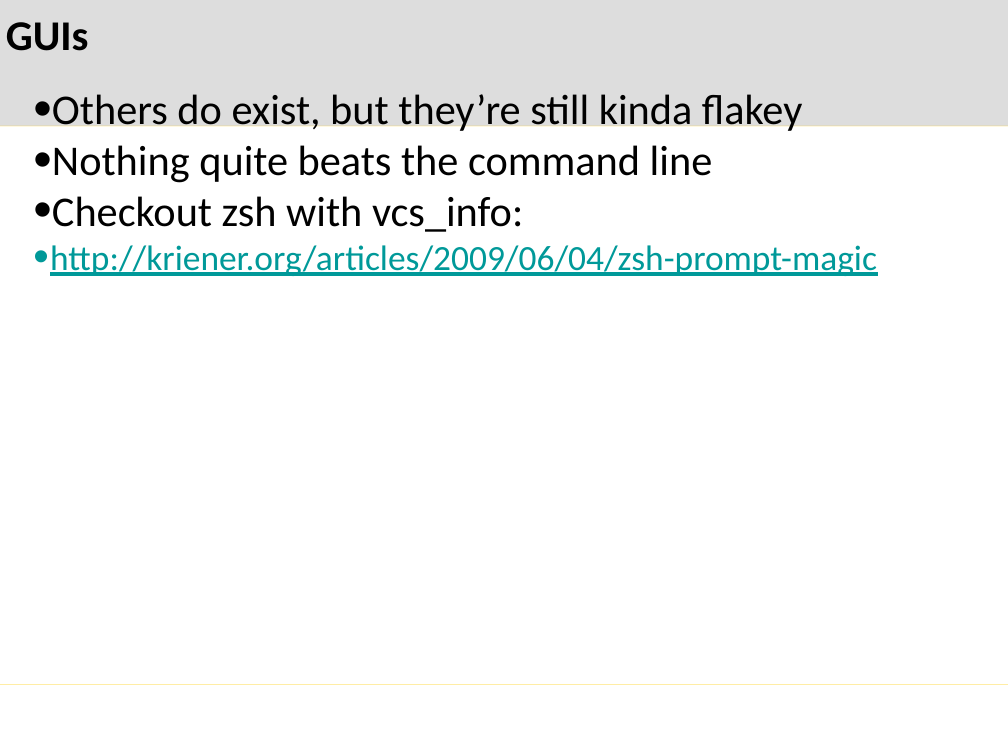
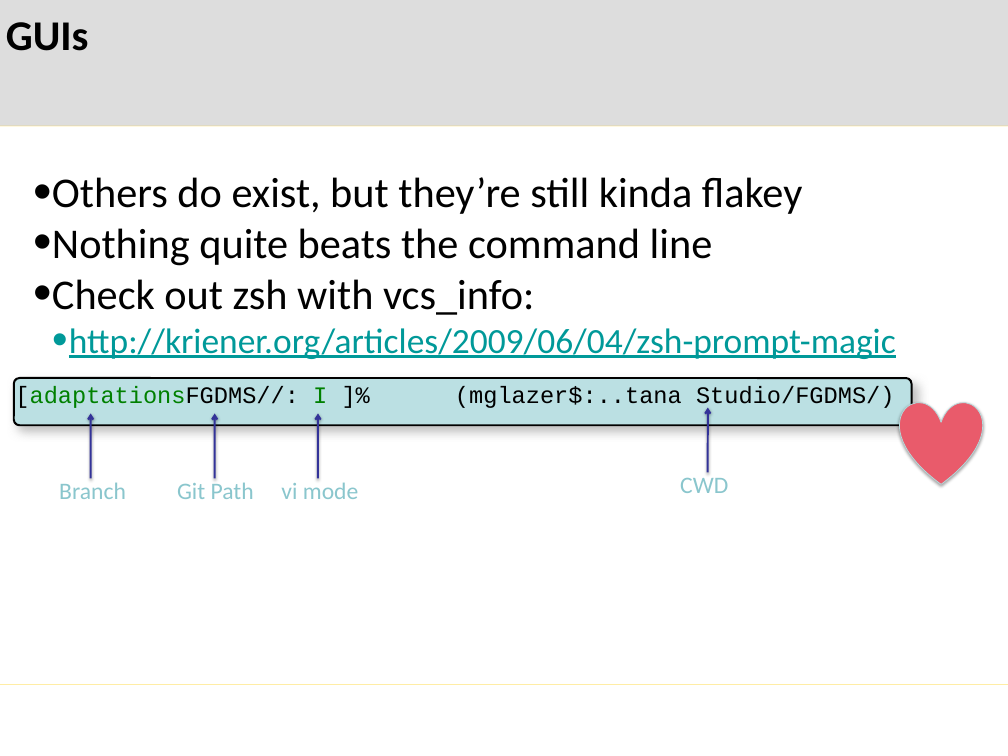
Before and after one commit to mglazer/GitPresentation, a slide deck: slide 35 of presentation.pptx (slide 24 before the commit). Drawn at 1008x756 pixels with LibreOffice and Linux fonts; fonts in the diff are those of the drawing; background and template pictures are left out. Boxes give left, top, right and bottom in pixels: in the first picture for what was removed or moved away, otherwise in the second. Text is boxed around its words. In the diff, an @@ line names an element or a change of style, - is before the commit and + after.

```diff
--- a/presentation.pptx
+++ b/presentation.pptx
@@ text "Others do exist, but they’re ...": place and size @@
-text "Others do exist, but they’re ..." at (50, 94, 877, 276)
+text "Others do exist, but they’re ..." at (52, 177, 896, 359)
@@ text at (52, 279, 534, 315): spaces changed @@
-• Checkout zsh with vcs_info:
+• Check out zsh with vcs_info:
@@ text at (69, 328, 896, 359): list level 1 to 2 in "http://kriener.org/articles/2009/06/04/zsh-prompt-magic" @@
@@ rounded rectangle added at (13, 378, 912, 425), fill #BBE0E3, outline #000000 2 pt, 24 pt, text #000000 @@
+[adaptationsFGDMS//: I ]% (mglazer$:..tana Studio/FGDMS/)
@@ arrow added from (91, 478) to (91, 413), #333399 2 pt @@
@@ arrow added from (215, 478) to (215, 413), #333399 2 pt @@
@@ arrow added from (318, 478) to (318, 413), #333399 2 pt @@
@@ arrow added from (707, 473) to (708, 408), #333399 2 pt @@
@@ heart added at (900, 402, 982, 485), fill #E95B6B, outline #B6DCDF 0.75 pt @@
@@ text added at (59, 479, 126, 499), 24 pt, text #8AC6CD @@
+Branch
@@ text added at (177, 479, 254, 499), 24 pt, text #8AC6CD @@
+Git Path
@@ text added at (281, 479, 358, 499), 24 pt, text #8AC6CD @@
+vi mode
@@ text added at (680, 473, 728, 493), 24 pt, text #8AC6CD @@
+CWD
```
Also in this commit, not shown: 16 other slides changed, 12 slides added, 1 other file.
